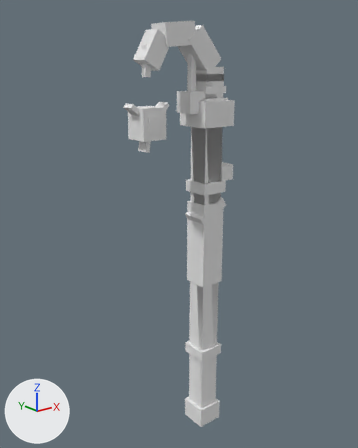
One commit to the OBJ model src/main/resources/assets/ashbound/models/mesh/leechcaller.obj: the scene before it, then after it.
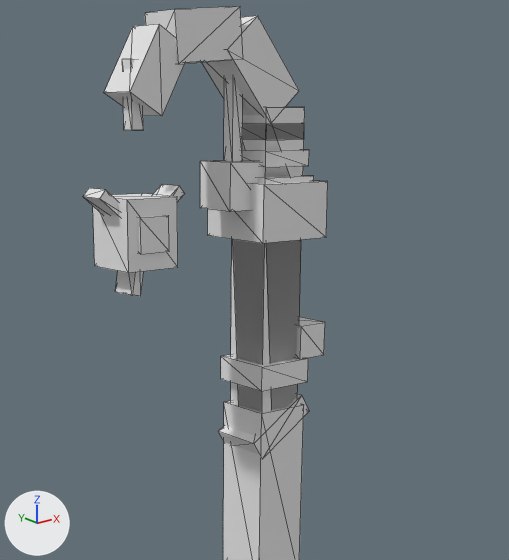
Old and new are each drawn whole from a 50 mm camera at (-1.376, -2.597, 1.33) aimed at (0.334, -0.46, 0.476) and again close up on the part from 24% to 89% of the width and 4% to 61% of the height. Arrows for +X, +Y and +Z are at lower left; the lights stay in place. The last two pictures show the newer version. The close-ups show mesh edges as thin lines. Where no turn or scale is listed for an object, it has been applied to the vertices.

Names of what the first close-up shows: 'leechcaller'.
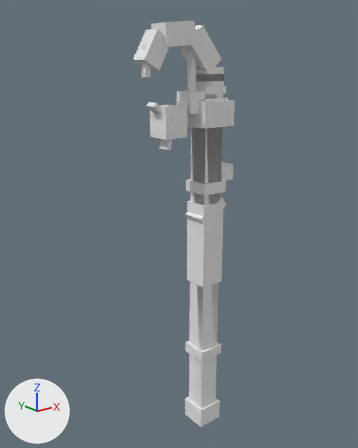
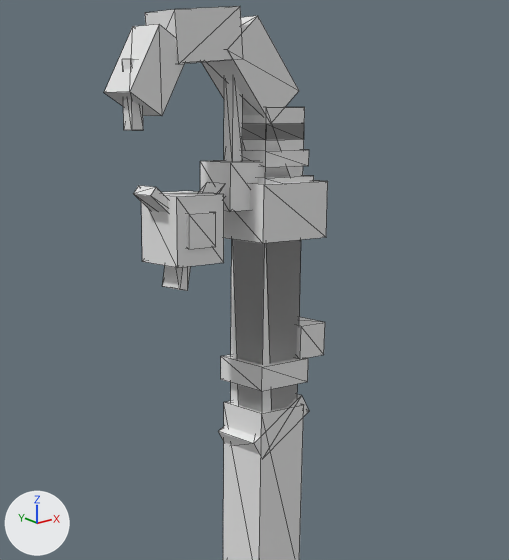
The change in detail:
me_leechcaller is used by ob_leechcaller; location (0.0, 0.0, 0.0).
me_leechcaller had 180 vertices, 276 faces and spanned x -0.02..0.64, y -0.61..-0.39, z -0.9..1.56.
me_leechcaller now has 180 vertices, 276 faces and spans x 0.05..0.64, y -0.61..-0.39, z -0.9..1.56.
me_leechcaller part 1: the loose piece of 8 vertices spanning x 0.03..0.17, y -0.57..-0.43, z 0.99..1.15 is moved by (0.14, 0.0, 0.0).
me_leechcaller part 2: the loose piece of 8 vertices spanning x 0.09..0.21, y -0.53..-0.47, z 1.06..1.17 is moved by (0.14, 0.0, 0.0).
me_leechcaller part 3: the loose piece of 8 vertices spanning x -0.02..0.1, y -0.53..-0.47, z 1.06..1.17 is moved by (0.14, 0.0, 0.0).
me_leechcaller part 4: the loose piece of 8 vertices spanning x 0.06..0.11, y -0.53..-0.47, z 0.92..1.07 is moved by (0.14, 0.0, 0.0).
me_leechcaller part 5: the loose piece of 8 vertices spanning x 0.06..0.14, y -0.58..-0.42, z 1.03..1.11 is moved by (0.14, 0.0, 0.0).

Boxes [x1, y1, x2, y2] around the edits, measured in the close-ups (509 x 560 px; the box of a moved part takes in the faces that stretch with it):
'leechcaller', reshaped: before [83, 6, 328, 560]; after [104, 6, 328, 560]
part 1 of me_leechcaller, moved or reshaped: before [93, 193, 178, 273]; after [141, 191, 224, 268]
part 2 of me_leechcaller, moved or reshaped: before [154, 184, 185, 202]; after [199, 183, 224, 194]
part 3 of me_leechcaller, moved or reshaped: before [83, 188, 118, 216]; after [134, 186, 168, 212]
part 4 of me_leechcaller, moved or reshaped: before [115, 271, 144, 296]; after [162, 266, 191, 291]
part 5 of me_leechcaller, moved or reshaped: before [138, 215, 169, 254]; after [187, 212, 216, 249]
